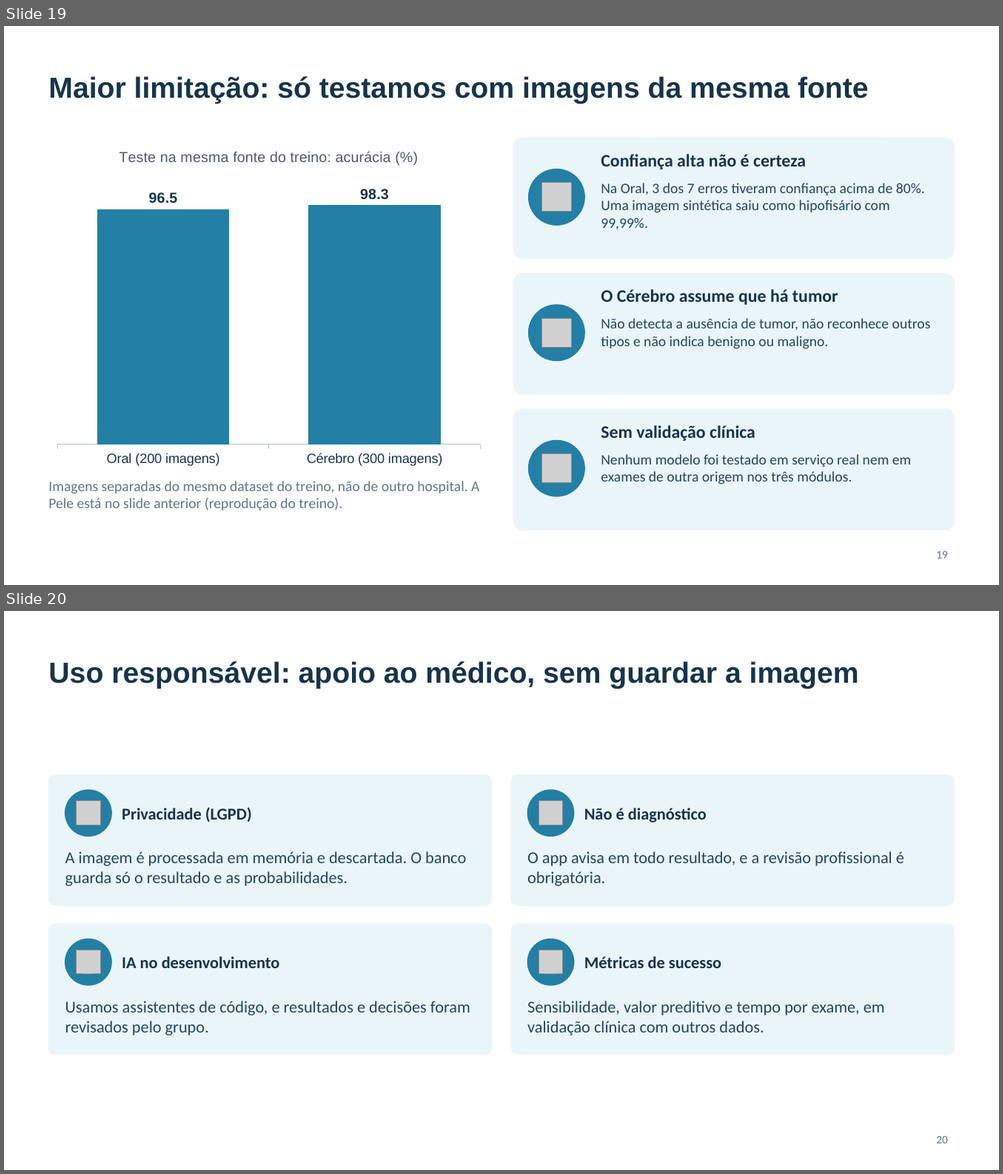
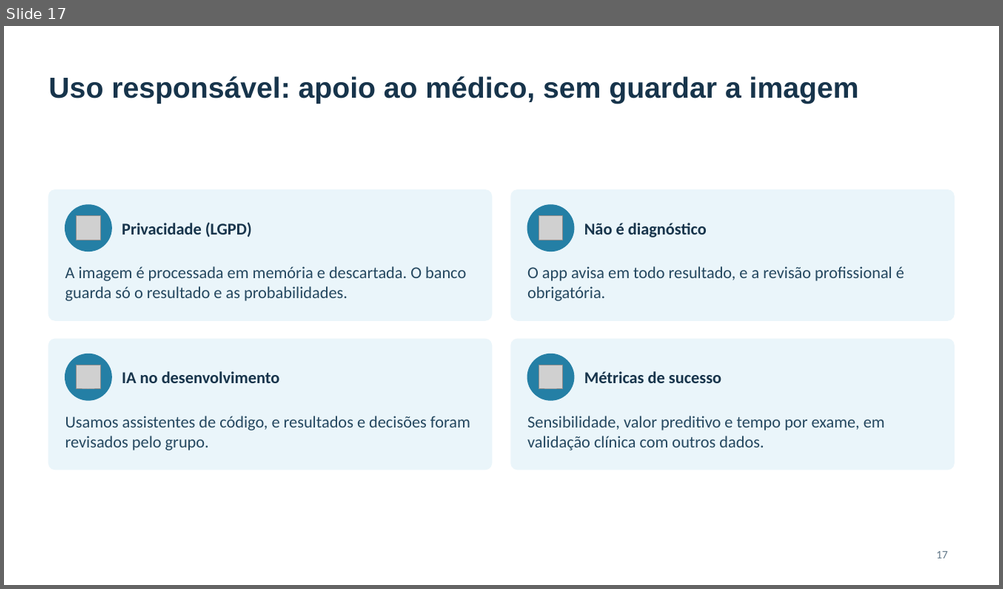
Before and after one commit to joaopgf/PixoraMed, a slide deck: docs/PixoraMed_final_presentation.pptx. Shown one above the other, each under a label of ours: slides 19 and 20 before the commit, slide 17 after it. The pictures are 1003x1174 and 1003x589 pixels, drawn with LibreOffice and Linux fonts; fonts in the diff are those of the drawing; grey boxes stand for pictures; background and template pictures are left out. Boxes give left, top, right and bottom in pixels: in the first picture for what was removed or moved away, otherwise in the second. Text is boxed around its words. In the diff, an @@ line names an element or a change of style, - is before the commit and + after.

```diff
--- a/docs/PixoraMed_final_presentation.pptx
+++ b/docs/PixoraMed_final_presentation.pptx
@@ slide 19 removed at box(4, 26, 999, 585), background #FFFFFF @@
@@ title removed at box(48, 76, 868, 104) @@
-Maior limitação: só testamos com imagens da mesma fonte
@@ column chart removed at box(48, 134, 489, 474) @@
-title "Teste na mesma fonte do treino: acurácia (%)"
-categories: Oral (200 imagens), Cérebro (300 imagens)
-Series 1: 96.5, 98.3
@@ rounded rectangle removed at box(514, 138, 954, 259) @@
@@ text removed at box(600, 154, 805, 170) @@
-Confiança alta não é certeza
@@ ellipse removed at box(529, 170, 584, 225) @@
@@ picture removed at box(542, 183, 571, 212) @@
@@ text removed at box(600, 183, 925, 230) @@
-Na Oral, 3 dos 7 erros tiveram confiança acima de 80%. Uma imagem sintética saiu como hipofisário com 99,99%.
@@ rounded rectangle removed at box(514, 274, 954, 395) @@
@@ text removed at box(600, 289, 838, 305) @@
-O Cérebro assume que há tumor
@@ ellipse removed at box(529, 305, 584, 361) @@
@@ picture removed at box(542, 318, 571, 348) @@
@@ text removed at box(600, 318, 930, 349) @@
-Não detecta a ausência de tumor, não reconhece outros tipos e não indica benigno ou maligno.
@@ rounded rectangle removed at box(514, 409, 954, 531) @@
@@ ellipse removed at box(529, 441, 584, 497) @@
@@ text removed at box(600, 426, 755, 441) @@
-Sem validação clínica
@@ picture removed at box(542, 454, 571, 483) @@
@@ text removed at box(600, 454, 910, 485) @@
-Nenhum modelo foi testado em serviço real nem em exames de outra origem nos três módulos.
@@ text removed at box(48, 481, 479, 511) @@
-Imagens separadas do mesmo dataset do treino, não de outro hospital. A Pele está no slide anterior (reprodução do treino).
@@ page number removed at box(936, 551, 948, 559) @@
-19
@@ what was slide 20 is now slide 17 @@
@@ page number at box(936, 551, 948, 559): text changed @@
-20
+17
```
Also in this commit, not shown: 2 slides changed, 2 other slides removed, 5 other files.
